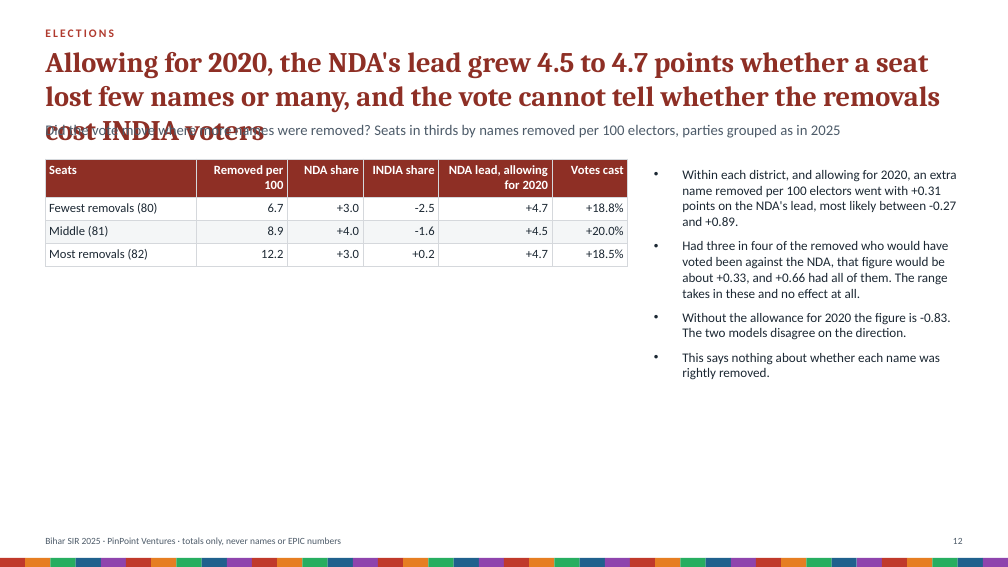
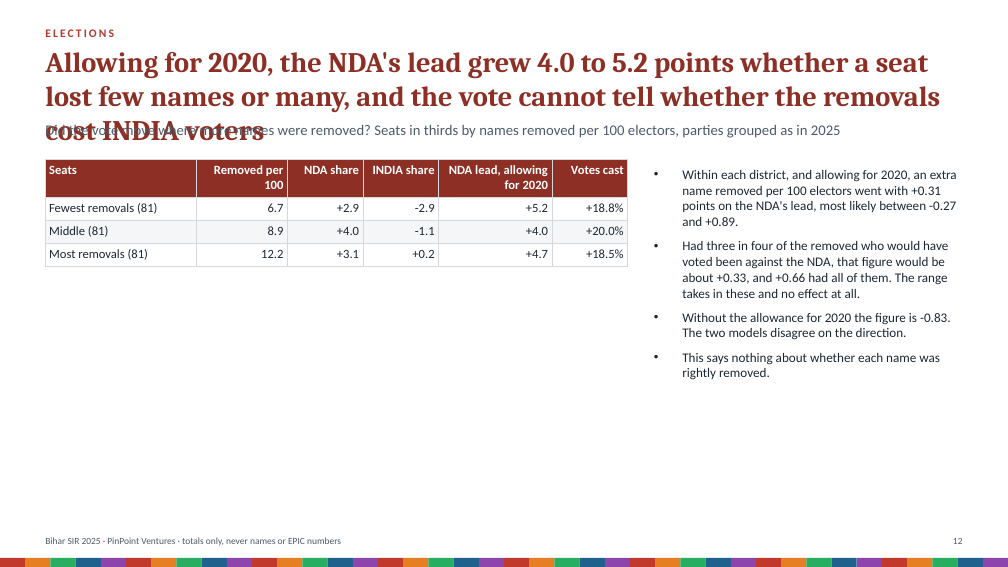
Before and after one commit to Varnasr/INDIA-DATA, a slide deck: slide 12 of reports/bihar-sir-2025-deck.pptx. Drawn at 1008x567 pixels with LibreOffice and Linux fonts; fonts in the diff are those of the drawing. Boxes give left, top, right and bottom in pixels: in the first picture for what was removed or moved away, otherwise in the second. Text is boxed around its words. In the diff, an @@ line names an element or a change of style, - is before the commit and + after.

```diff
--- a/reports/bihar-sir-2025-deck.pptx
+++ b/reports/bihar-sir-2025-deck.pptx
@@ text at bbox=[45, 52, 940, 112]: text changed @@
-Allowing for 2020, the NDA's lead grew 4.5 to 4.7 points whether a seat lost few names or many, and the vote cannot tell whether the removals cost INDIA voters
+Allowing for 2020, the NDA's lead grew 4.0 to 5.2 points whether a seat lost few names or many, and the vote cannot tell whether the removals cost INDIA voters
@@ table at bbox=[45, 159, 628, 264] @@
-row 2: Fewest removals (80) | 6.7 | +3.0 | -2.5 | +4.7 | +18.8%
+row 2: Fewest removals (81) | 6.7 | +2.9 | -2.9 | +5.2 | +18.8%
-row 3, column 4: -1.6
+row 3, column 4: -1.1
-row 3, column 5: +4.5
+row 3, column 5: +4.0
-row 4, column 1: Most removals (82)
+row 4, column 1: Most removals (81)
-row 4, column 3: +3.0
+row 4, column 3: +3.1
```
Also in this commit, not shown: 4 other slides changed, 52 other files.
